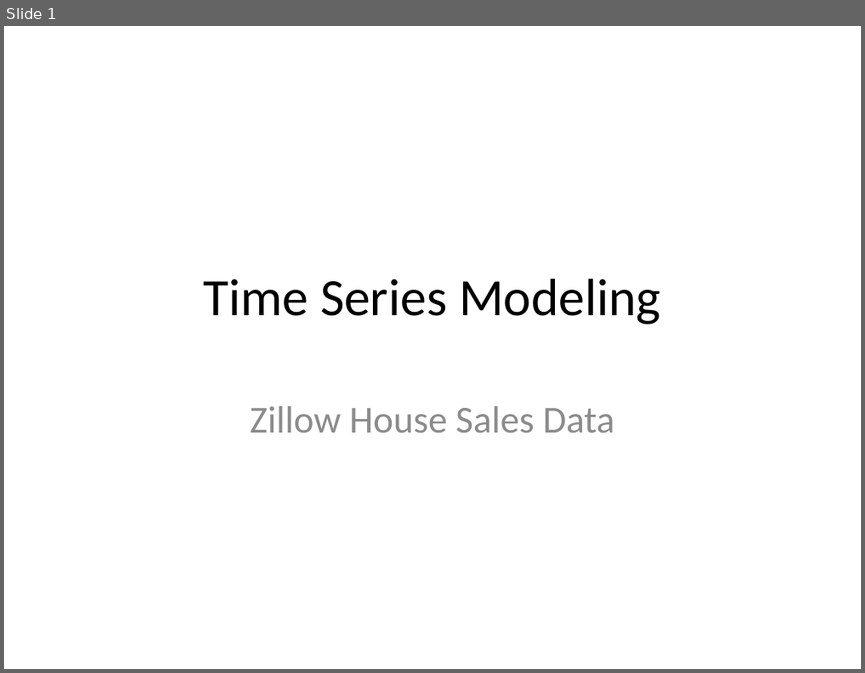
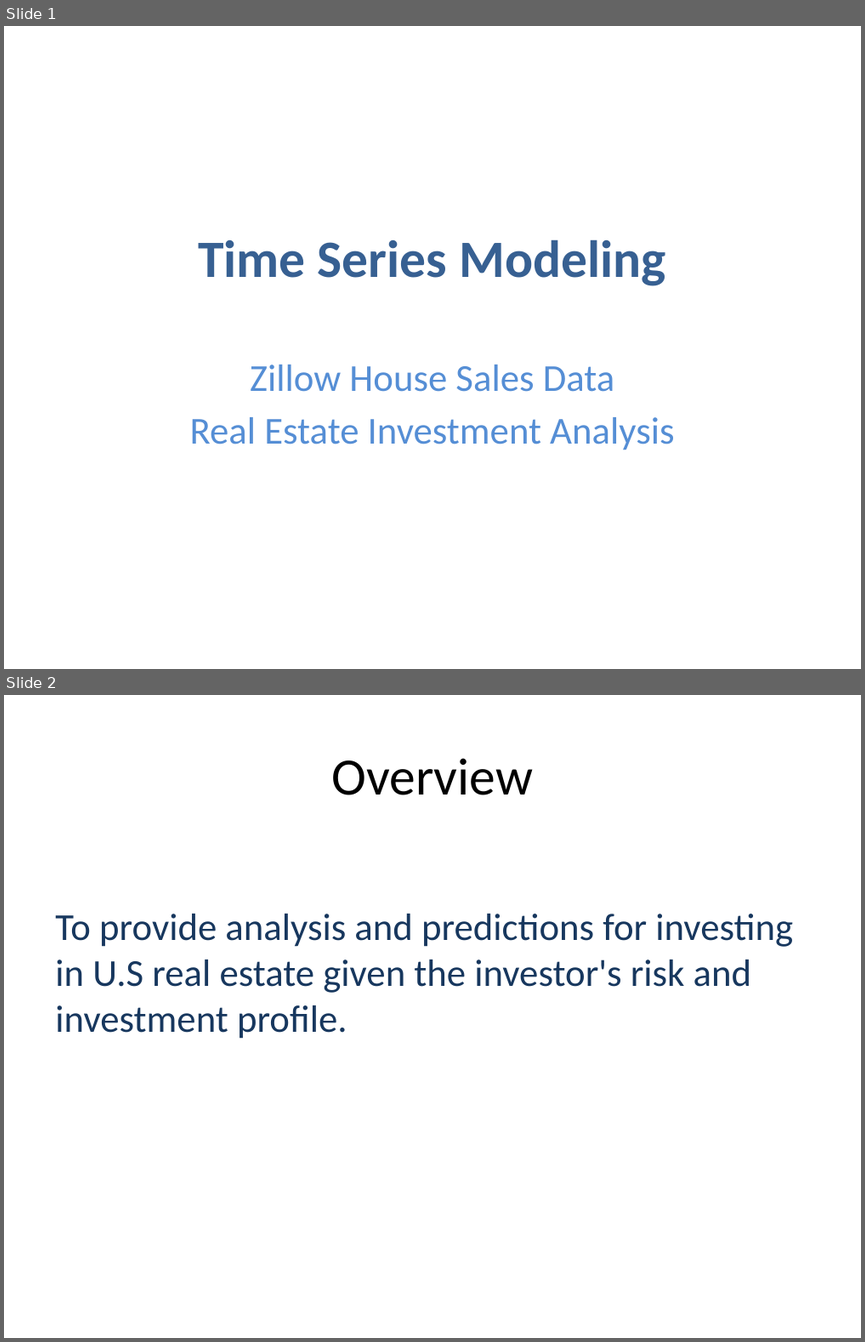
Before and after one commit to Sue-Mir/Module4_Project_Time_Series_Modelling, a slide deck: time-series/Project4_NonTechnicalPresentation.pptx. Shown one above the other, each under a label of ours: slide 1 before the commit, slides 1 and 2 after it. The pictures are 865x673 and 865x1342 pixels, drawn with LibreOffice and Linux fonts; fonts in the diff are those of the drawing. Boxes give left, top, right and bottom in pixels: in the first picture for what was removed or moved away, otherwise in the second. Text is boxed around its words. In the diff, an @@ line names an element or a change of style, - is before the commit and + after.

```diff
--- a/time-series/Project4_NonTechnicalPresentation.pptx
+++ b/time-series/Project4_NonTechnicalPresentation.pptx
@@ slide 2 added at [4,695,861,1338], background #FFFFFF @@
@@ title added at [331,758,533,795], 44 pt, text #000000 @@
+Overview
@@ text added at [55,913,793,1038], 32 pt, text #17375E @@
+To provide analysis and predictions for investing in U.S real estate given the investor's risk and investment profile.
@@ slide 1 changed as well @@
@@ title "Time Series Modeling": place and size @@
-title "Time Series Modeling" at [203,278,661,324]
+title "Time Series Modeling" at [198,239,665,286]
@@ title "Time Series Modeling" at [198,239,665,286]: text colour #000000 to #376092, bold on @@
@@ subtitle "Zillow House Sales Data": place and size @@
-subtitle "Zillow House Sales Data" at [250,406,615,432]
+subtitle "Zillow House Sales Data" at [190,364,674,449]
@@ subtitle at [250,364,615,392]: text colour #8C8C8C to #558ED5 in "Zillow House Sales Data" @@
@@ subtitle at [190,417,674,449]: paragraph added @@
+Real Estate Investment Analysis
```
Also in this commit, not shown: 12 other slides added, 1 slide removed.
